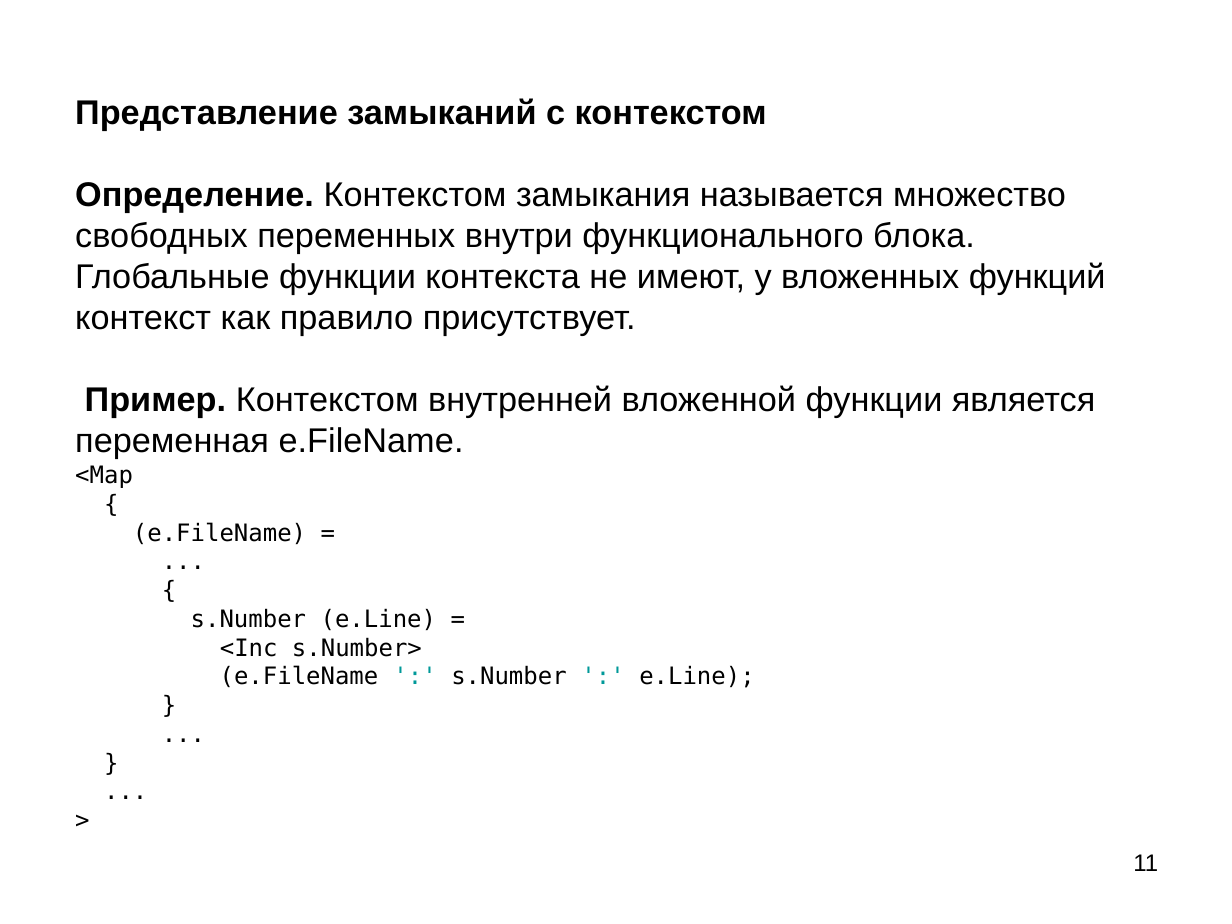
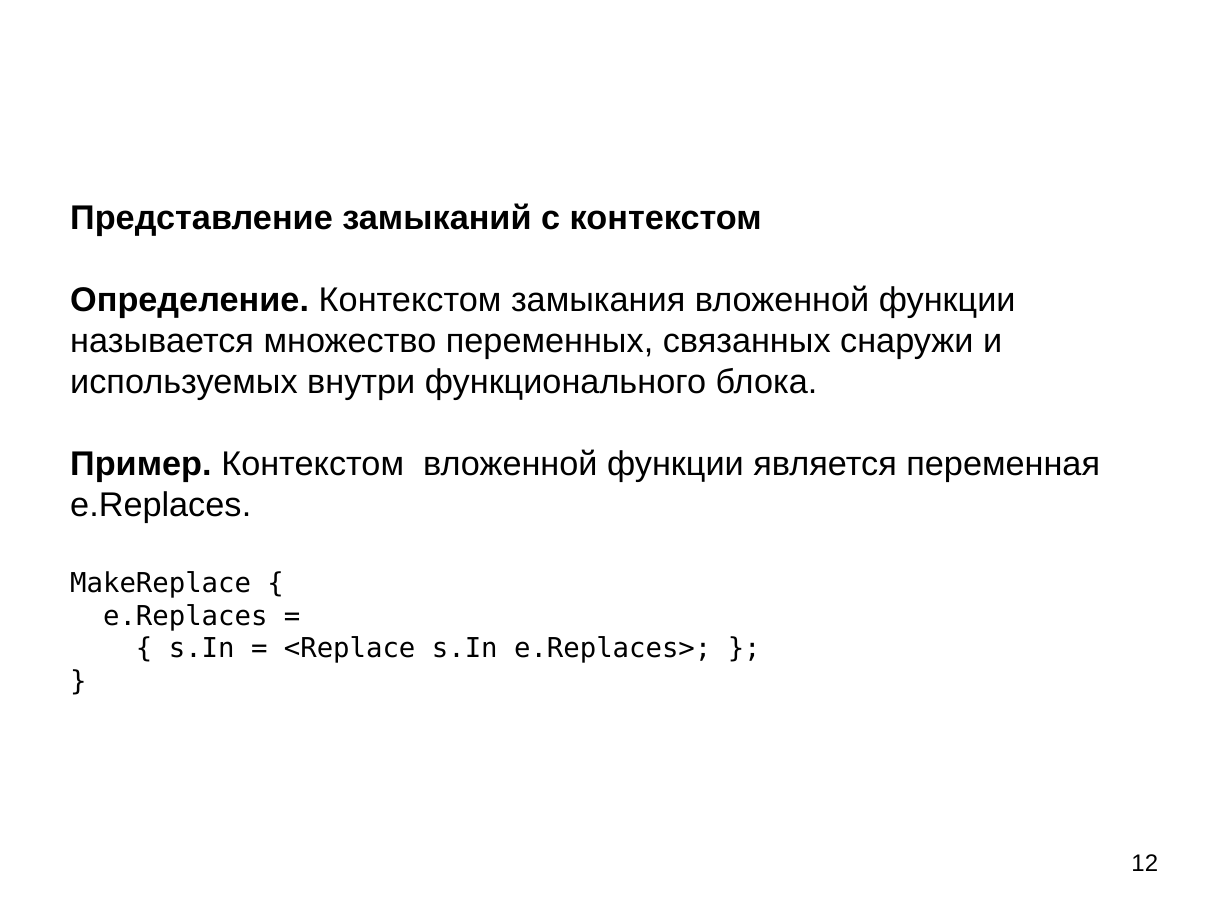
Before and after one commit to bmstu-iu9/refal-5-lambda, a slide deck: slide 12 of doc/Компилятор Простого Рефала.ppt (slide 11 before the commit). Drawn at 1232x924 pixels with LibreOffice and Linux fonts; fonts in the diff are those of the drawing. Boxes give left, top, right and bottom in pixels: in the first picture for what was removed or moved away, otherwise in the second. Text is boxed around its words. In the diff, an @@ line names an element or a change of style, - is before the commit and + after.

```diff
--- a/doc/Компилятор Простого Рефала.ppt
+++ b/doc/Компилятор Простого Рефала.ppt
@@ text at (x1=70, y1=203, x2=1100, y2=663): text changed @@
-Представление замыканий с контекстом
-Определение. Контекстом замыкания называется множество свободных переменных внутри функционального блока. Глобальные функции контекста не имеют, у вложенных функций контекст как правило присутствует.
-Пример. Контекстом внутренней вложенной функции является переменная e.FileName.
-<Map
-{
-(e.FileName) =
-...
-{
-s.Number (e.Line) =
-<Inc s.Number>
-(e.FileName ':' s.Number ':' e.Line);
-}
-...
-}
-...
->
+Представление замыканий с контекстом
+Определение. Контекстом замыкания вложенной функции называется множество переменных, связанных снаружи и используемых внутри функционального блока.
+Пример. Контекстом вложенной функции является переменная e.Replaces.
+MakeReplace {
+e.Replaces =
+{ s.In = <Replace s.In e.Replaces>; };
+}
@@ page number at (x1=1131, y1=854, x2=1158, y2=871): text changed @@
-11
+12
```
Also in this commit, not shown: 13 other slides changed, 16 slides added, 4 slides removed, 3 other files.
